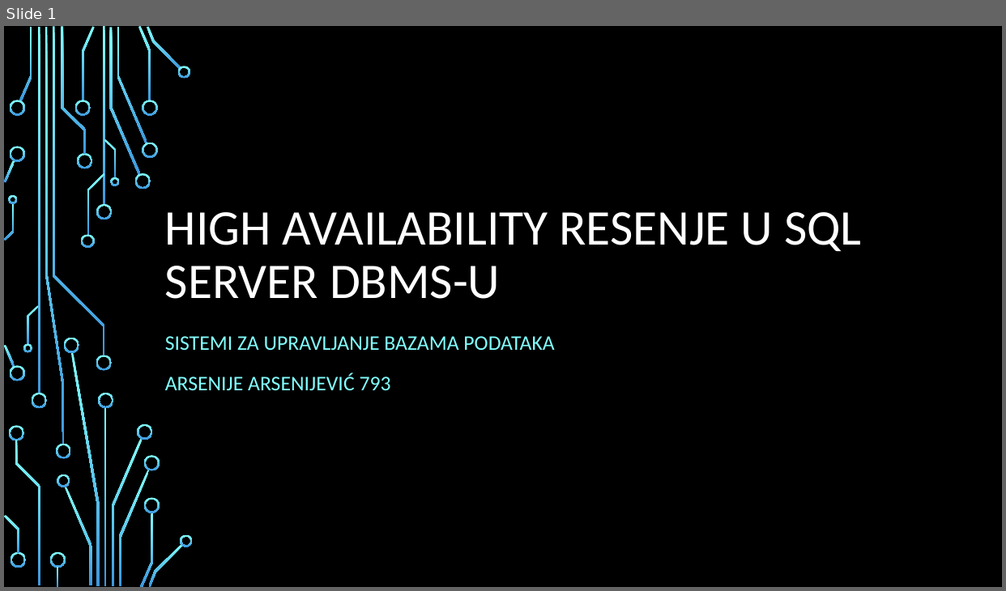
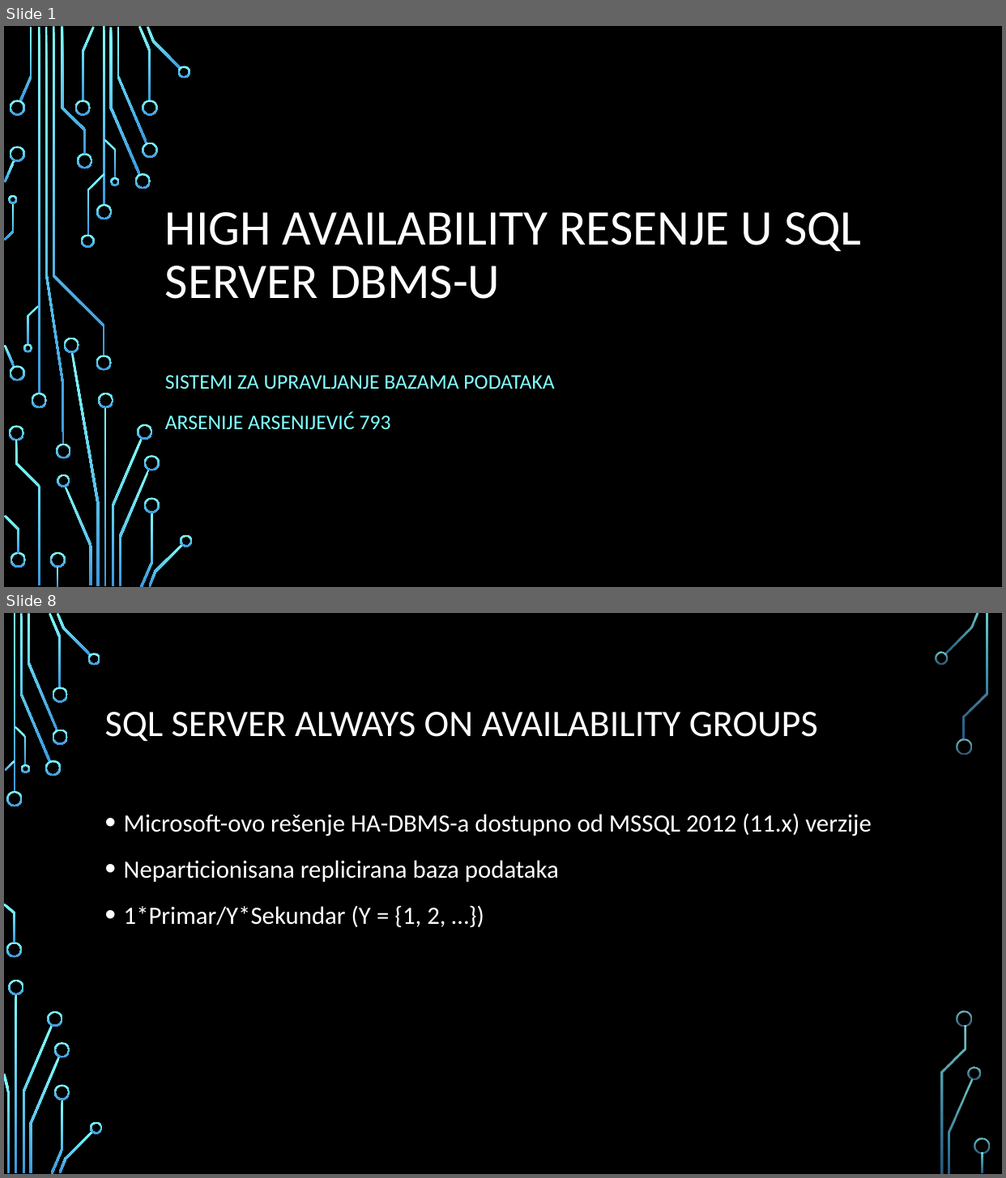
Before and after one commit to ArxyaArsa/master-dbms, a slide deck: Seminarski 3/3. High-Availability sistem u SQL Server DBMS-u.pptx. Shown one above the other, each under a label of ours: slide 1 before the commit, slides 1 and 8 after it; the slides between them are not shown. The pictures are 1006x591 and 1006x1178 pixels, drawn with LibreOffice and Linux fonts; fonts in the diff are those of the drawing; background and template pictures are left out. Boxes give left, top, right and bottom in pixels: in the first picture for what was removed or moved away, otherwise in the second. Text is boxed around its words. In the diff, an @@ line names an element or a change of style, - is before the commit and + after.

```diff
--- a/Seminarski 3/3. High-Availability sistem u SQL Server DBMS-u.pptx
+++ b/Seminarski 3/3. High-Availability sistem u SQL Server DBMS-u.pptx
@@ slide 8 added at box(4, 613, 1002, 1174), background picture (left out) @@
@@ title added at box(105, 712, 818, 741), 36 pt, text #FFFFFF @@
+SQL SERVER ALWAYS ON AVAILABILITY GROUPS
@@ text added at box(124, 813, 872, 928), 24 pt, text #FFFFFF @@
+• Microsoft-ovo rešenje HA-DBMS-a dostupno od MSSQL 2012 (11.x) verzije
+• Neparticionisana replicirana baza podataka
+• 1*Primar/Y*Sekundar (Y = {1, 2, …})
@@ group added at box(4, 613, 990, 1174): 33 freeform shapes, 3 rectangles @@
@@ slide 1 changed as well @@
@@ subtitle "SISTEMI ZA UPRAVLJANJE BAZAMA PODATAKA": place and size @@
-subtitle "SISTEMI ZA UPRAVLJANJE BAZAMA PODATAKA" at box(165, 336, 554, 390)
+subtitle "SISTEMI ZA UPRAVLJANJE BAZAMA PODATAKA" at box(165, 375, 554, 429)
```
Also in this commit, not shown: 14 other slides added, 1 other file.
